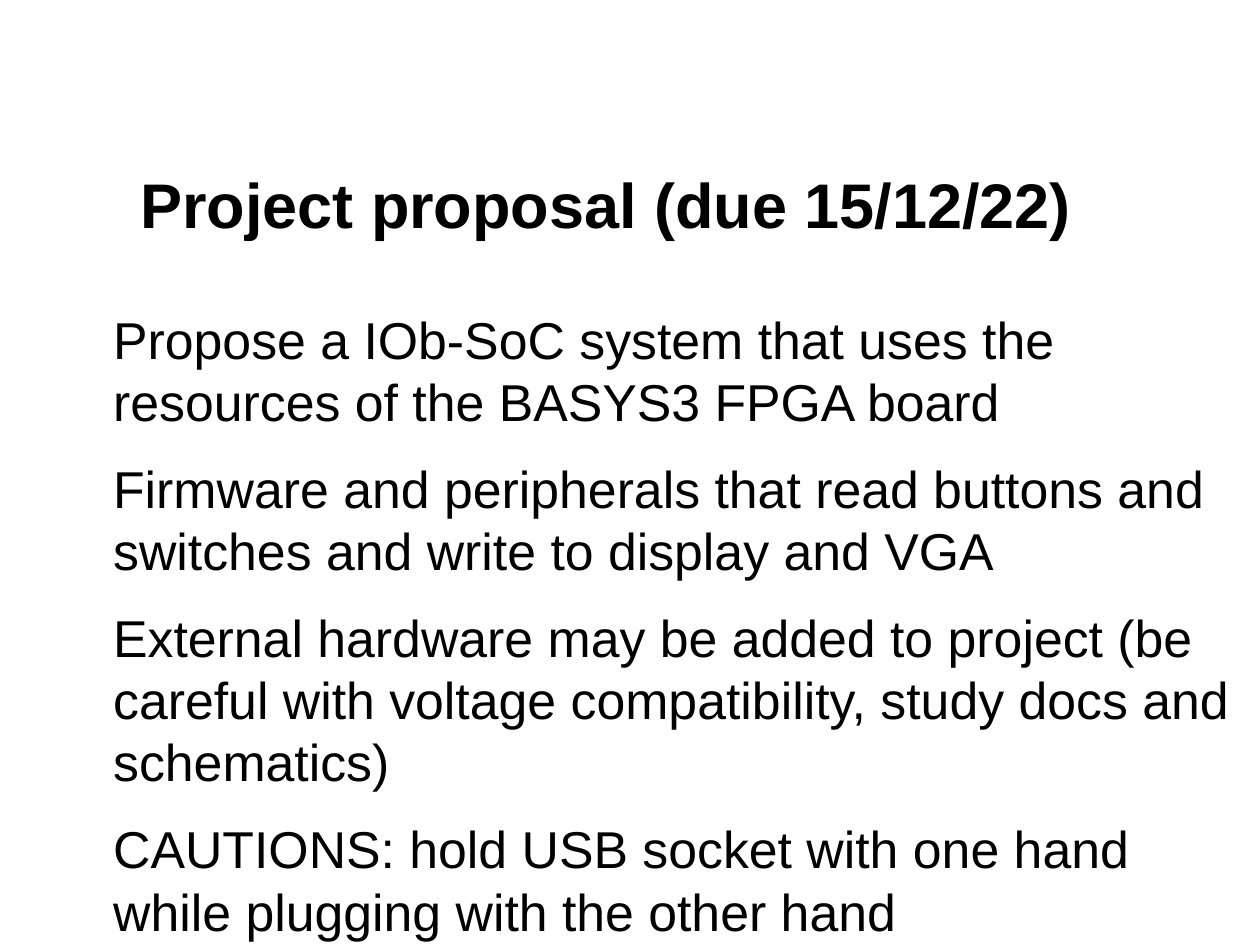
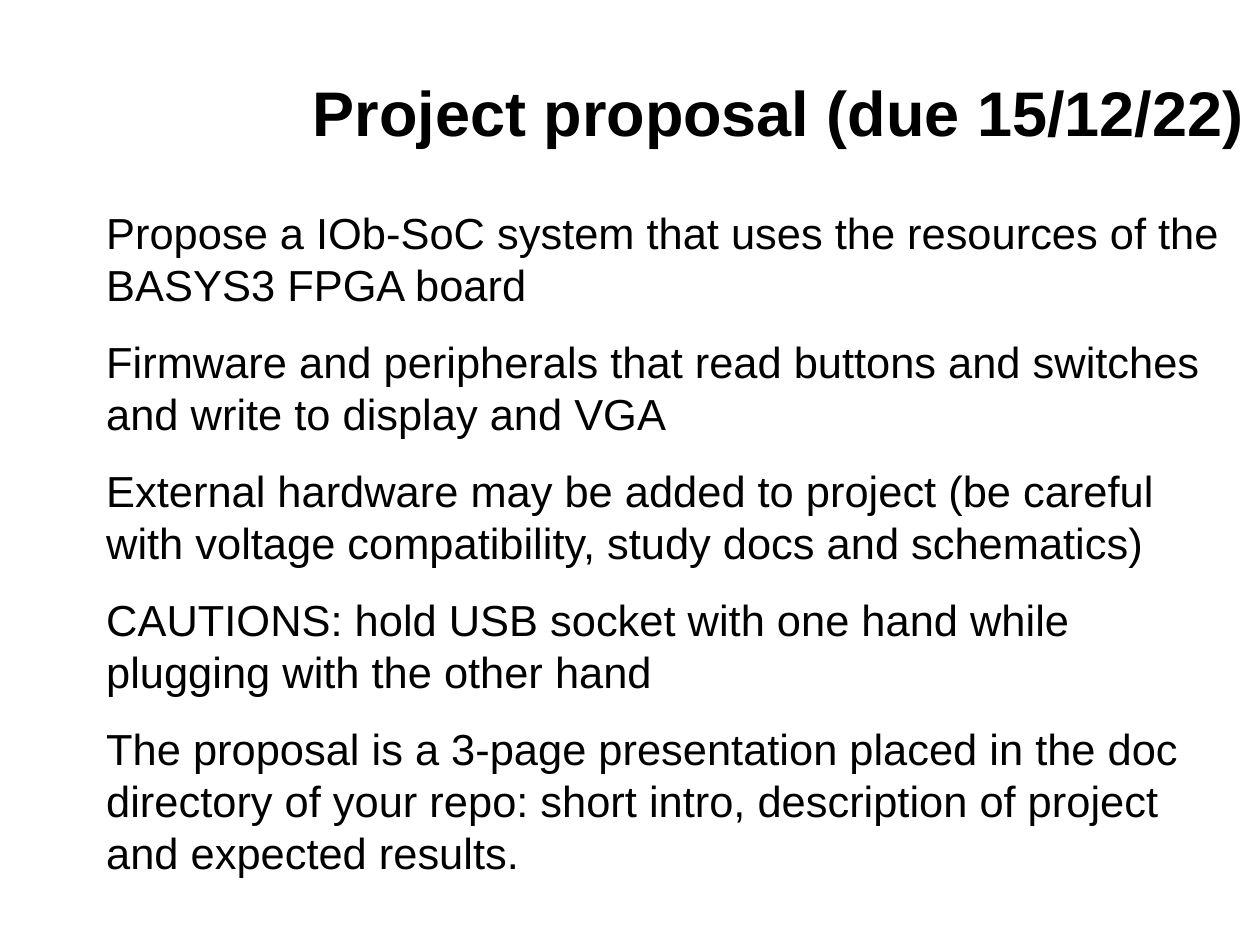
Before and after one commit to jjts/ist-sec, a slide deck: slide 4 of lab/lab_assignments.odp. Drawn at 1260x945 pixels with LibreOffice and Linux fonts; fonts in the diff are those of the drawing; background and template pictures are left out. Boxes give left, top, right and bottom in pixels: in the first picture for what was removed or moved away, otherwise in the second. Text is boxed around its words. In the diff, an @@ line names an element or a change of style, - is before the commit and + after.

Commit message:
more details on proposal

```diff
--- a/lab/lab_assignments.odp
+++ b/lab/lab_assignments.odp
@@ title "Project proposal (due 15/12/22)": place and size @@
-title "Project proposal (due 15/12/22)" at [140,182,1071,240]
+title "Project proposal (due 15/12/22)" at [313,90,1243,148]
@@ text "Propose a IOb-SoC system that ...": place and size @@
-text "Propose a IOb-SoC system that ..." at [113,321,1228,941]
+text "Propose a IOb-SoC system that ..." at [106,217,1218,877]
@@ text at [106,217,1218,696]: size 29.6 to 24.8 pt in "Propose a IOb-SoC system that uses the ...", "Firmware and peripherals that read buttons and ...", "External hardware may be added to project ...", "CAUTIONS: hold USB socket with one hand ..." @@
@@ text at [106,733,1178,877]: paragraph added @@
+● The proposal is a 3-page presentation placed in the doc directory of your repo: short intro, description of project and expected results.
```
Also in this commit, not shown: 1 other file.
